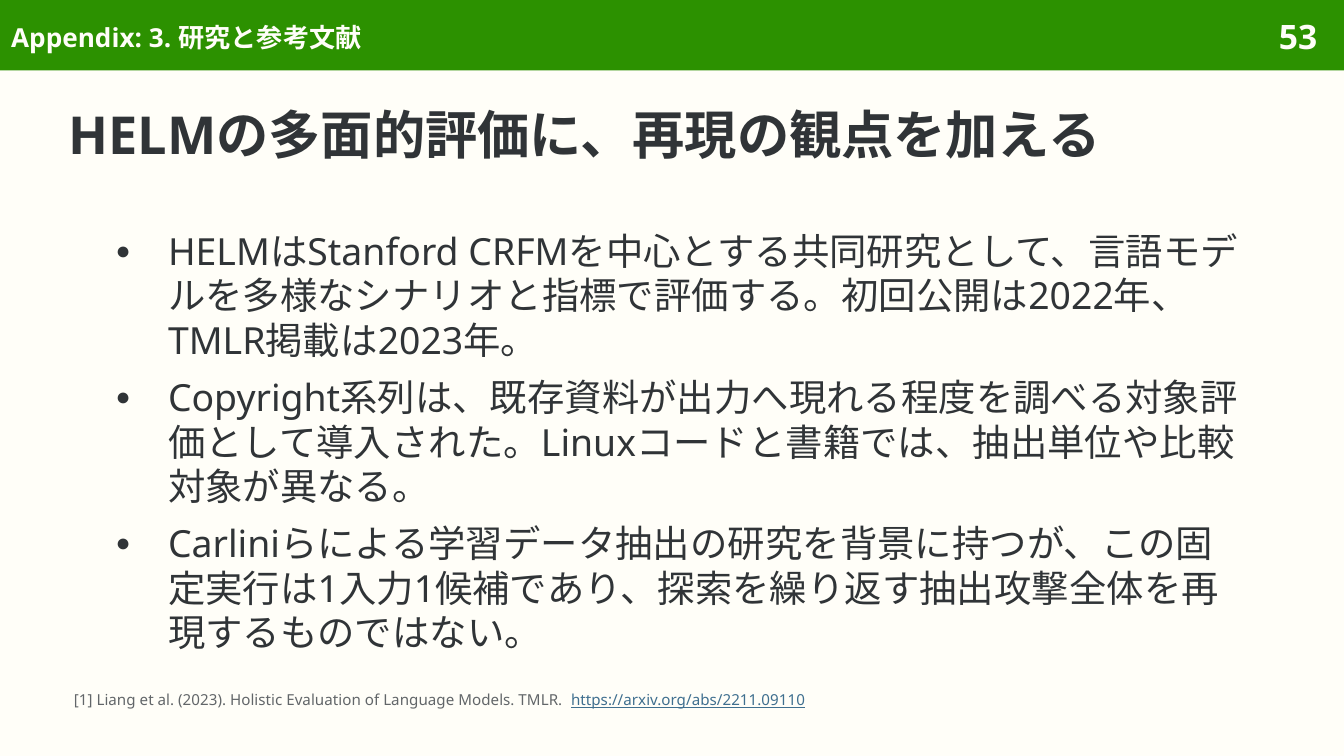
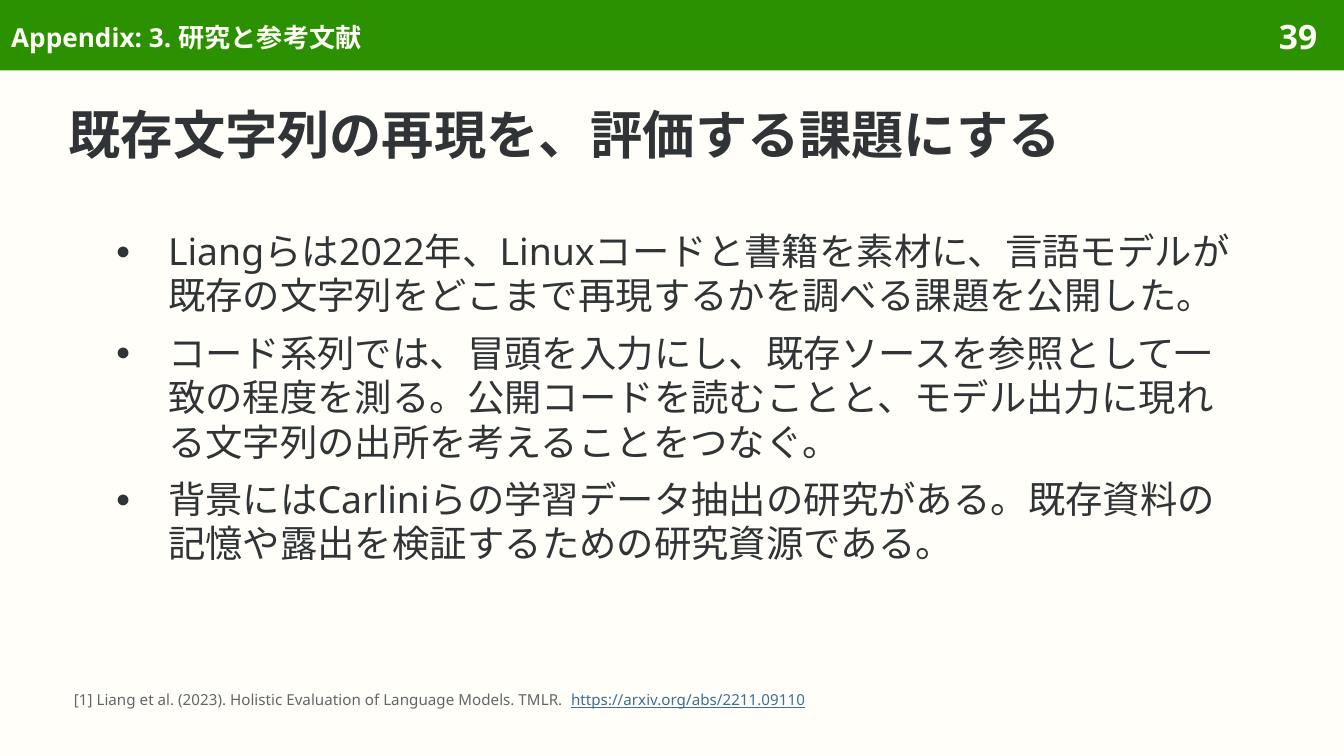
Before and after one commit to sasakiy84/datasets-in-10-minutes, a slide deck: slide 39 of slides/datasets-in-10-minutes-copyright-code.pptx (slide 53 before the commit). Drawn at 1344x756 pixels with LibreOffice and Linux fonts; fonts in the diff are those of the drawing. Boxes give left, top, right and bottom in pixels: in the first picture for what was removed or moved away, otherwise in the second. Text is boxed around its words. In the diff, an @@ line names an element or a change of style, - is before the commit and + after.

```diff
--- a/slides/datasets-in-10-minutes-copyright-code.pptx
+++ b/slides/datasets-in-10-minutes-copyright-code.pptx
@@ page number at (1279, 24, 1317, 50): text changed @@
-53
+39
@@ title at (69, 109, 1061, 159): text changed @@
-HELMの多面的評価に、再現の観点を加える
+既存文字列の再現を、評価する課題にする
@@ text at (168, 233, 1230, 560): text changed @@
-● HELMはStanford CRFMを中心とする共同研究として、言語モデルを多様なシナリオと指標で評価する。初回公開は2022年、TMLR掲載は2023年。
-● Copyright系列は、既存資料が出力へ現れる程度を調べる対象評価として導入された。Linuxコードと書籍では、抽出単位や比較対象が異なる。
-● Carliniらによる学習データ抽出の研究を背景に持つが、この固定実行は1入力1候補であり、探索を繰り返す抽出攻撃全体を再現するものではない。
+● Liangらは2022年、Linuxコードと書籍を素材に、言語モデルが既存の文字列をどこまで再現するかを調べる課題を公開した。
+● コード系列では、冒頭を入力にし、既存ソースを参照として一致の程度を測る。公開コードを読むことと、モデル出力に現れる文字列の出所を考えることをつなぐ。
+● 背景にはCarliniらの学習データ抽出の研究がある。既存資料の記憶や露出を検証するための研究資源である。
```
Also in this commit, not shown: 37 other slides changed, 1 slide added, 15 slides removed, 43 other files.
